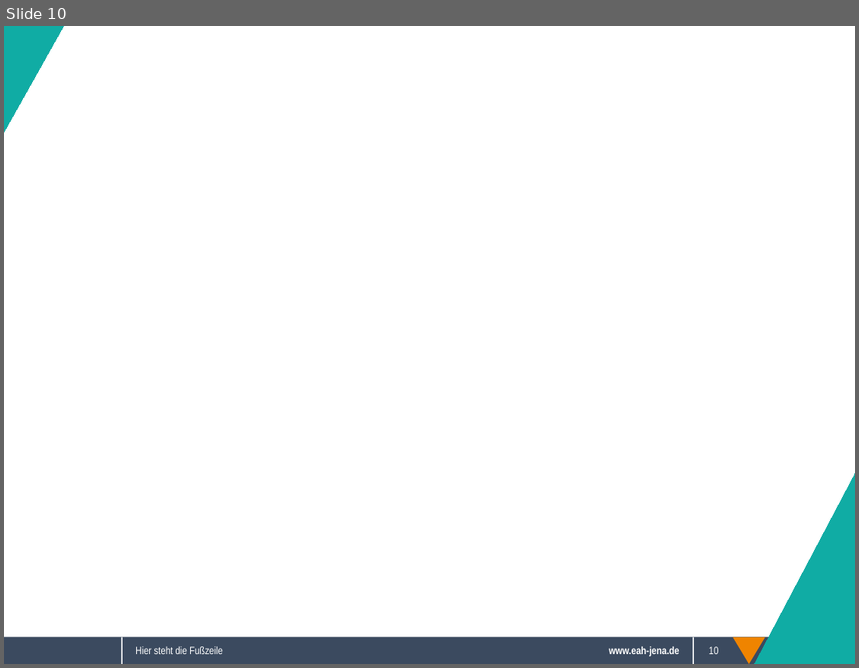
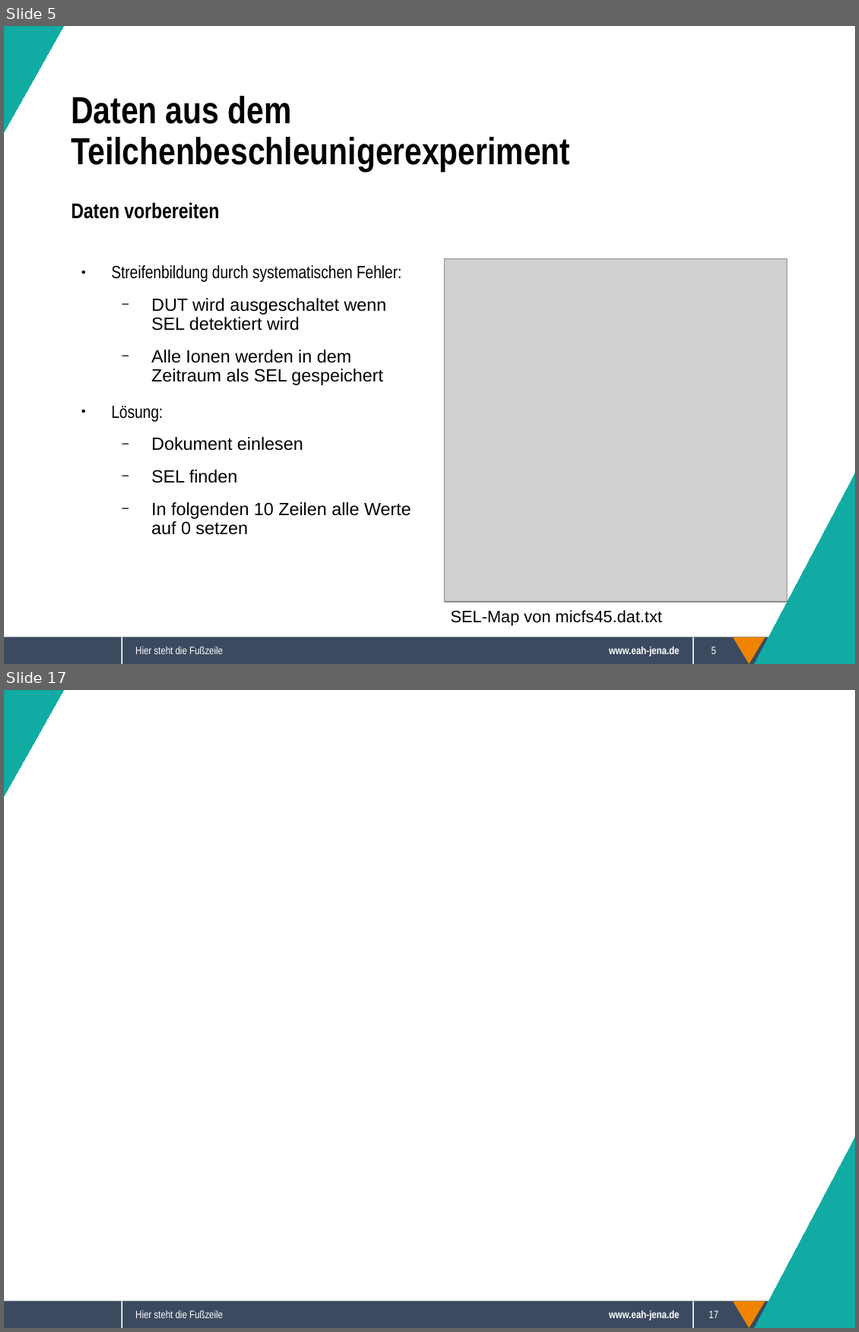
Before and after one commit to Sappy5053/Komplexpraktikum, a slide deck: Präsentation.odp. Shown one above the other, each under a label of ours: slide 10 before the commit, slides 5 and 17 after it; the slides between them are not shown. The pictures are 859x668 and 859x1332 pixels, drawn with LibreOffice and Linux fonts; fonts in the diff are those of the drawing; grey boxes stand for pictures; background and template pictures are left out. Boxes give left, top, right and bottom in pixels: in the first picture for what was removed or moved away, otherwise in the second. Text is boxed around its words. In the diff, an @@ line names an element or a change of style, - is before the commit and + after.

```diff
--- a/Präsentation.odp
+++ b/Präsentation.odp
@@ slide 5 added at (4, 26, 855, 664), background #FFFFFF; not listed: 5 template elements that a slide beside it also shows @@
@@ right triangle added at (4, 26, 63, 132), fill #10ACA4, outline #10ACA4 0 pt @@
@@ text added at (71, 96, 570, 172), 32 pt, text #000000, bold @@
+Daten aus dem Teilchenbeschleunigerexperiment
@@ text added at (71, 202, 219, 219), 18 pt, text #000000, bold @@
+Daten vorbereiten
@@ text added at (111, 265, 411, 535), 15 pt, text #000000 @@
+● Streifenbildung durch systematischen Fehler:
+  − DUT wird ausgeschaltet wenn SEL detektiert wird
+  − Alle Ionen werden in dem Zeitraum als SEL gespeichert
+● Lösung:
+  − Dokument einlesen
+  − SEL finden
+  − In folgenden 10 Zeilen alle Werte auf 0 setzen
@@ picture added at (444, 259, 787, 602) @@
@@ right triangle added at (755, 474, 855, 664), fill #10ACA4, outline #10ACA4 0 pt @@
@@ text added at (451, 610, 663, 626), 14 pt, text #000000 @@
+SEL-Map von micfs45.dat.txt
@@ text added at (135, 647, 223, 655), 9 pt, text #FFFFFF @@
+Hier steht die Fußzeile
@@ page number added at (712, 647, 716, 655), 9 pt, text #FFFFFF @@
+5
@@ what was slide 10 is now slide 17 @@
@@ page number at (709, 1311, 719, 1319): text changed @@
-10
+17
```
Also in this commit, not shown: 6 slides changed, 6 other slides added, 1 other file.
